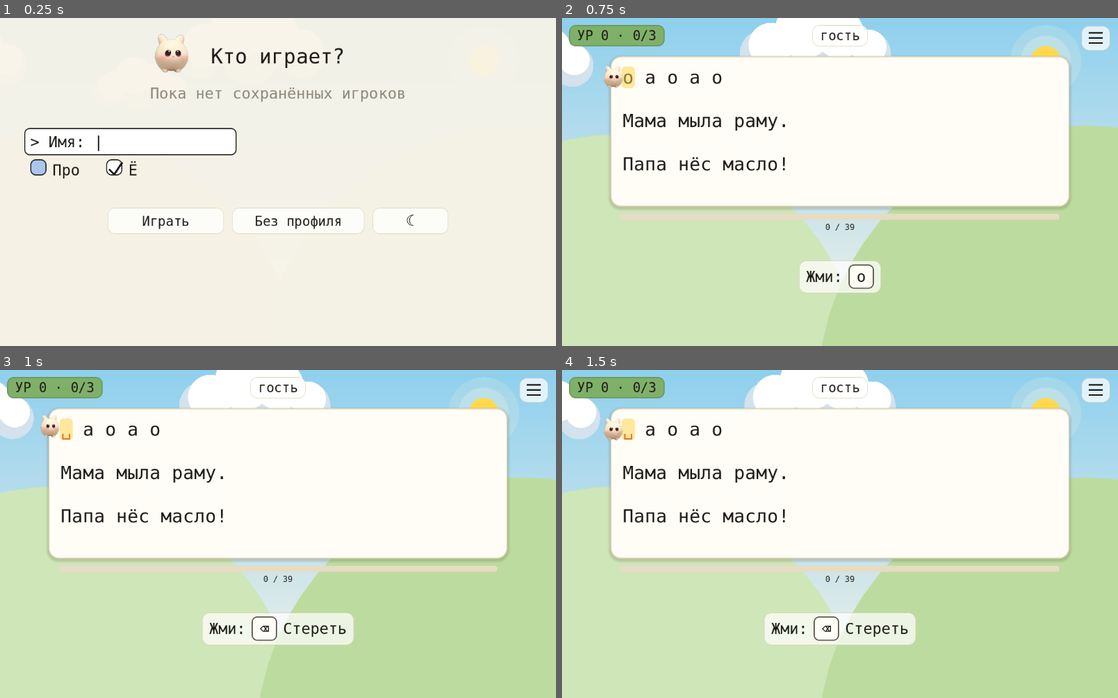
Above: before the commit, frames 1-4 (two rows, left to right).
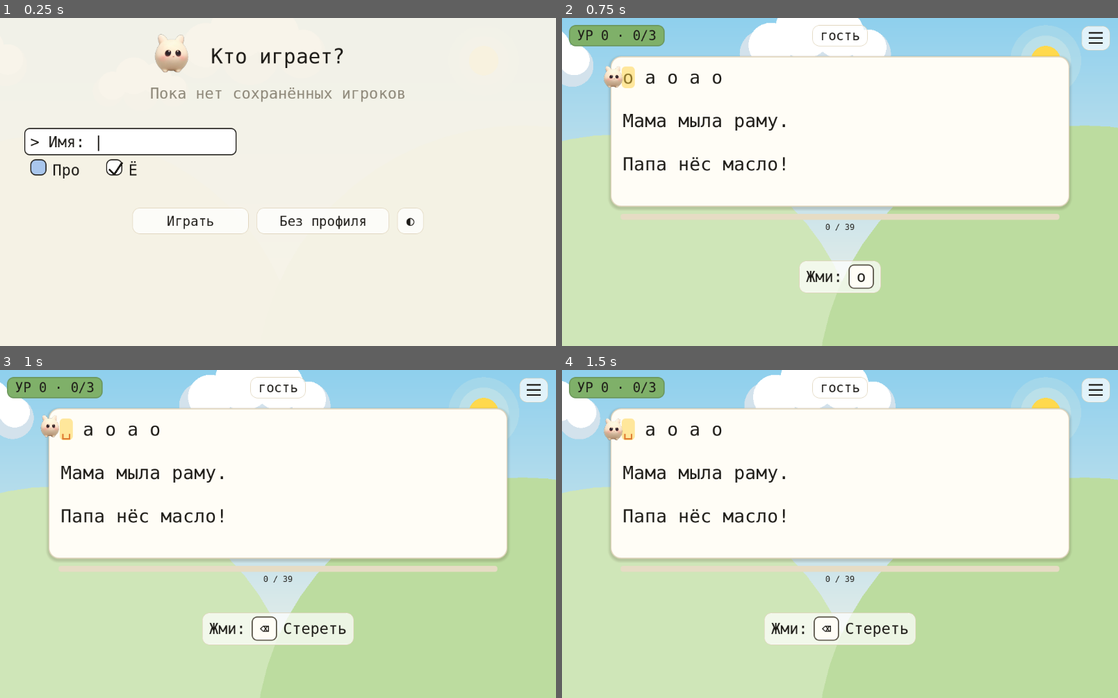
Above: after the commit, the same moments.

Repository: NikitaShubin/ModernBabyType
Game: Godot game, scene res://scenes/main.tscn
The game is run twice, just before and just after one commit, with the same random seed, the same clock (stepped at 60 frames per second) and the same inputs.
Inputs (mouse positions are in pixels of both pictures, inside the frame that each line leads up to):
- Up to frame 1 (0.25 s): no input
- Up to frame 2 (0.75 s): tap Enter at 0.5, 0.6 s; move the mouse to (962, 165) at 0.52 s; hold Right from 0.53 s (still down); click (962, 165) at 0.67 s
- Up to frame 3 (1 s): keep holding Right; tap Space at 0.77 s
- Up to frame 4 (1.5 s): tap Space at 1.07 s; move the mouse to (728, 550) at 1.27 s; release Right at 1.28 s; hold Down from 1.28 s (still down); tap Keypad Enter at 1.35 s

The runs differ from the first frame. In frame 1, 0.7% of the frame differs, in the area x 19-81%, y 57-66%; in frame 2, nothing differs; in frame 3, nothing differs; in frame 4, nothing differs.

Commit message:
Правки автора 5: залитый месяц, трёхпозиционная ночь с авто, квадратная кнопка

Diff:
--- a/game/scripts/menu.gd
+++ b/game/scripts/menu.gd
@@ -64,6 +64,9 @@
 ## На стенде keyboard не вызывается (гейт движка), проверяется
 ## симуляцией через игру (F4 в дебажной сборке) + profiles_test.
 var kb_h := 0.0
+## Ручной режим ночи из настроек: 0 день, 1 ночь, -1 авто (система).
+## Кнопка крутит по кругу день → ночь → авто.
+var nmode := -1
 var mono: Font
 ## Оформление (только картинка): скруглённые чипсы под строками,
 ## рамка поля ввода и пилюля подсказки. Строки и тексты не меняются —
@@ -93,6 +96,7 @@
 	hint_sb = _panel_sb(Color(1, 1, 1, 0.72), 14.0, Color("#e0d5bd"), 1.5, false)
 	_meadow = Meadow.new()
 	add_child(_meadow)
+	nmode = S.get_night_mode()
 	_apply_night()
 	get_tree().root.size_changed.connect(_relayout)
 	_relayout()
@@ -116,6 +120,8 @@
 	users = S.user_list()
 	if sel >= users.size():
 		sel = maxi(0, users.size() - 1)
+	# Режим ночи — из настроек (кнопка могла его сменить, файл — тоже).
+	nmode = S.get_night_mode()
 	# Модалка список не переживает: ушли из меню через F2 посреди
 	# подтверждения — при следующем открытии чистый список, а не
 	# вчерашний вопрос.
@@ -698,7 +704,7 @@
 
 ## Ночь: ручной выбор из файла важнее системы.
 func _night_resolve() -> void:
-	night = S.resolve_night(S.get_night_mode(), true, S.system_dark())
+	night = S.resolve_night(nmode, true, S.system_dark())
 
 
 ## Применить ночь: панели мутируют на месте, фон переключается.
@@ -726,27 +732,34 @@
 	queue_redraw()
 
 
-## Переключатель ночи (кнопка «Ночь»/«День»): выбор запоминается.
+## Переключатель ночи по кругу: день → ночь → авто → день.
+## Выбор запоминается в настройках.
 func _toggle_night() -> void:
-	night = not night
-	S.set_night_mode(S.NIGHT_ON if night else S.NIGHT_DAY)
+	if nmode == S.NIGHT_DAY:
+		nmode = S.NIGHT_ON
+	elif nmode == S.NIGHT_ON:
+		nmode = S.NIGHT_AUTO
+	else:
+		nmode = S.NIGHT_DAY
+	S.set_night_mode(nmode)
 	_apply_night()
 
 
-## Кнопки «Играть», «Без профиля» и «Ночь»/«День»: тройка по центру.
+## Кнопки «Играть», «Без профиля» и день/ночь: тройка по центру.
+## Ночная — маленький квадрат: значок-символ в нём, а не вокруг.
 func _play_tap_rect() -> Rect2:
 	var y := _buttons_y()
-	return Rect2(cx_of() - 337.0 * k, y, 230.0 * k, 52.0 * k)
+	return Rect2(cx_of() - 288.0 * k, y, 230.0 * k, 52.0 * k)
 
 
 func _guest_tap_rect() -> Rect2:
 	var y := _buttons_y()
-	return Rect2(cx_of() - 337.0 * k + 246.0 * k, y, 262.0 * k, 52.0 * k)
+	return Rect2(cx_of() - 288.0 * k + 246.0 * k, y, 262.0 * k, 52.0 * k)
 
 
 func _night_tap_rect() -> Rect2:
 	var y := _buttons_y()
-	return Rect2(cx_of() - 337.0 * k + 524.0 * k, y, 150.0 * k, 52.0 * k)
+	return Rect2(cx_of() - 288.0 * k + 524.0 * k, y, 52.0 * k, 52.0 * k)
 
 
 func cx_of() -> float:
@@ -800,15 +813,22 @@
 	_text(label, Vector2(r.get_center().x - w * 0.5, r.position.y + 36.0 * k), 26, _ink())
 
 
-## Кнопка день/ночь: стандартный символ из шрифта (☀/☾), а не
-## рисованная картинка. Иконка показывает, ВО ЧТО переключит:
-## днём — месяц, ночью — солнце.
+## Кнопка день/ночь/авто: стандартный символ из шрифта, а не рисованная
+## картинка. Показывает ТЕКУЩИЙ режим: ☀ — день, залитый месяц — ночь,
+## ◐ (тёмная/светлая) — авто, как в системе. Залитого месяца в шрифте
+## нет (только контурный ☾), поэтому месяц компонуем: диск чернилами
+## плюс вырез цветом пилюли со сдвигом. Кнопка — маленький квадрат,
+## значок вписан с полями, а не вылезает.
 func _draw_daynight(r: Rect2) -> void:
 	draw_style_box(hint_sb, r)
 	var c := r.get_center()
-	var fs := int(30.0 * k)
-	# Ночью кнопка предлагает день (солнце), днём — ночь (месяц).
-	var glyph := "☀" if night else "☾"
+	if nmode == S.NIGHT_ON:
+		var mr := 11.0 * k
+		draw_circle(c, mr, _ink())
+		draw_circle(c + Vector2(mr * 0.42, -mr * 0.38), mr * 0.82, hint_sb.bg_color)
+		return
+	var glyph := "◐" if nmode == S.NIGHT_AUTO else "☀"
+	var fs := int(26.0 * k)
 	var gw := _text_size(glyph, fs).x
 	_text(glyph, Vector2(c.x - gw * 0.5, c.y + float(fs) * 0.36), fs, _ink())
 
--- a/game/tests/profiles_test.gd
+++ b/game/tests/profiles_test.gd
@@ -812,12 +812,18 @@
 	_check(S.get_night_mode() == -1, "mode clamps to auto")
 	_menu.visible = true
 	_menu.night = false
+	_menu.nmode = S.NIGHT_DAY
+	# Кнопка крутит по кругу день → ночь → авто → день.
 	_menu.call("_input", _tap(_menu.call("_night_tap_rect").get_center()))
 	_check(_menu.night, "night button flips the mode on")
 	_check(S.get_night_mode() == 1, "flip persists as night")
+	_check(_menu.nmode == S.NIGHT_ON, "mode tracks night")
 	_menu.call("_input", _tap(_menu.call("_night_tap_rect").get_center()))
-	_check(not _menu.night, "night button flips the mode off")
-	_check(S.get_night_mode() == 0, "flip back persists as day")
+	_check(S.get_night_mode() == -1, "second flip goes auto")
+	_check(_menu.nmode == S.NIGHT_AUTO, "mode tracks auto")
+	_menu.call("_input", _tap(_menu.call("_night_tap_rect").get_center()))
+	_check(not _menu.night, "third flip returns to day")
+	_check(S.get_night_mode() == 0, "day persists after the full circle")
 
 
 ## RU-клавиатура: печатать русское с латинской (стенд, хромбуки).
